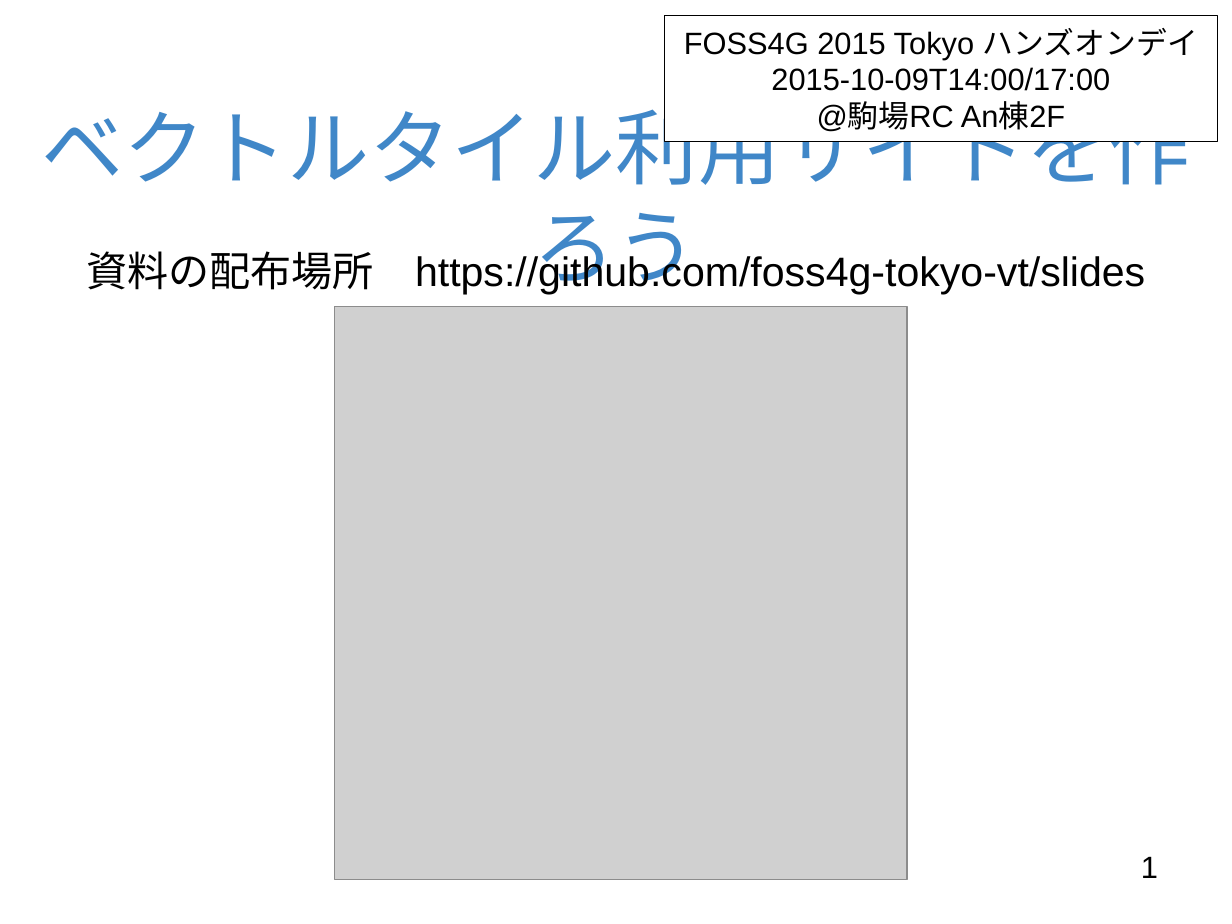
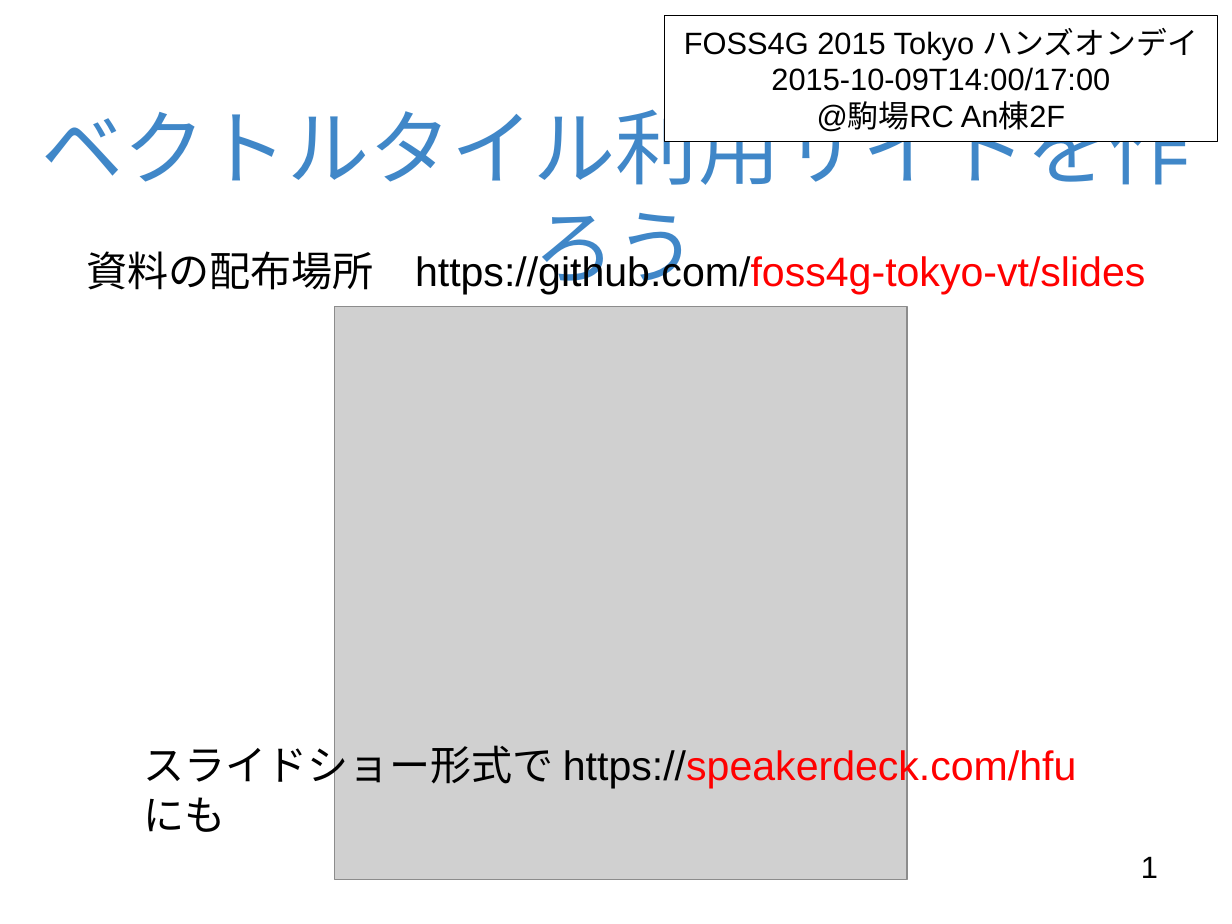
Before and after one commit to foss4g-tokyo-vt/slides, a slide deck: slide 1 of 151009ベクトルタイル利用サイトを作ろうPt.0.pptx. Drawn at 1232x924 pixels with LibreOffice and Linux fonts; fonts in the diff are those of the drawing; grey boxes stand for pictures; background and template pictures are left out. Boxes give left, top, right and bottom in pixels: in the first picture for what was removed or moved away, otherwise in the second. Text is boxed around its words. In the diff, an @@ line names an element or a change of style, - is before the commit and + after.

```diff
--- a/151009ベクトルタイル利用サイトを作ろうPt.0.pptx
+++ b/151009ベクトルタイル利用サイトを作ろうPt.0.pptx
@@ subtitle "資料の配布場所 https://github.com/foss4g-tokyo-vt/slides" at (87, 251, 1145, 294): text colour #000000 to #FF0000 in "https://github.com/foss4g-tokyo-vt/slides" @@
@@ text added at (143, 738, 1076, 832), 24 pt, text #000000 @@
+スライドショー形式で https://speakerdeck.com/hfu にも
```
Also in this commit, not shown: 7 other files.
